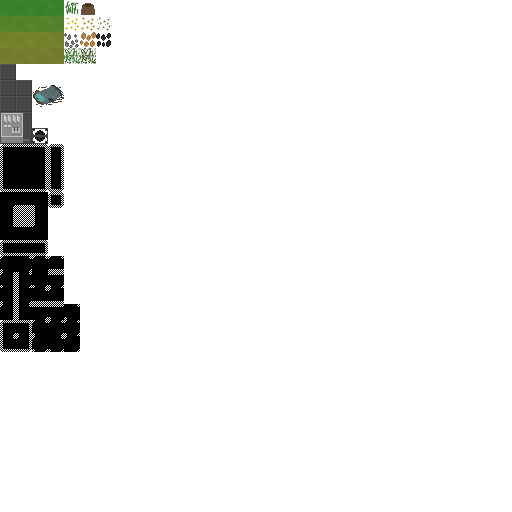
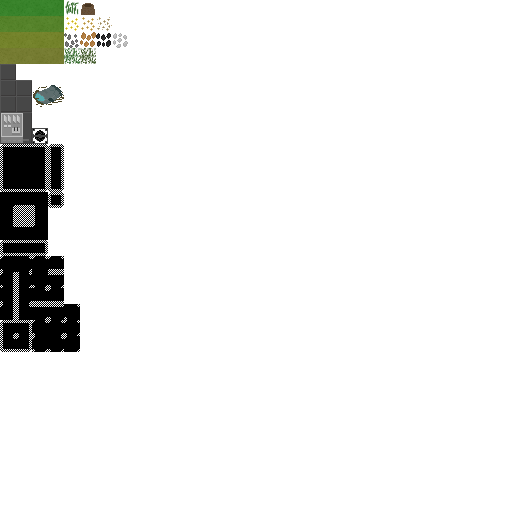
Two versions of the same layered image (512x512). Layer-by-layer changes:
painted on "Ship" over [113, 33, 128, 48]
painted on "fog" (5th of 5) over [113, 33, 128, 48]
painted on "large_slab" over [113, 33, 128, 48]
painted on "Paint Layer 1(pasted)" (2nd of 3) over [113, 33, 128, 48]
painted on "path_indicator" over [113, 33, 128, 48]
painted on "grass_dead_4" over [113, 33, 128, 48]
painted on "grass_dead_3" over [113, 33, 128, 48]
painted on "grass_dead_2" over [113, 33, 128, 48]
painted on "grass_pollution_stage_2_4" over [113, 33, 128, 48]
painted on "grass_pollution_stage_2_3" over [113, 33, 128, 48]
painted on "grass_pollution_stage_2_2" over [113, 33, 128, 48]
painted on "grass_pollution_stage_1_4" over [113, 33, 128, 48]
painted on "grass_pollution_stage_1_3" over [113, 33, 128, 48]
painted on "grass_pollution_stage_1_2" over [113, 33, 128, 48]
painted on "grass_pollution_stage_1_1" over [113, 33, 128, 48]
painted on "grass_normal_4" over [113, 33, 128, 48]
painted on "grass_normal_3" over [113, 33, 128, 48]
painted on "grass_normal_1" over [113, 33, 128, 48]
